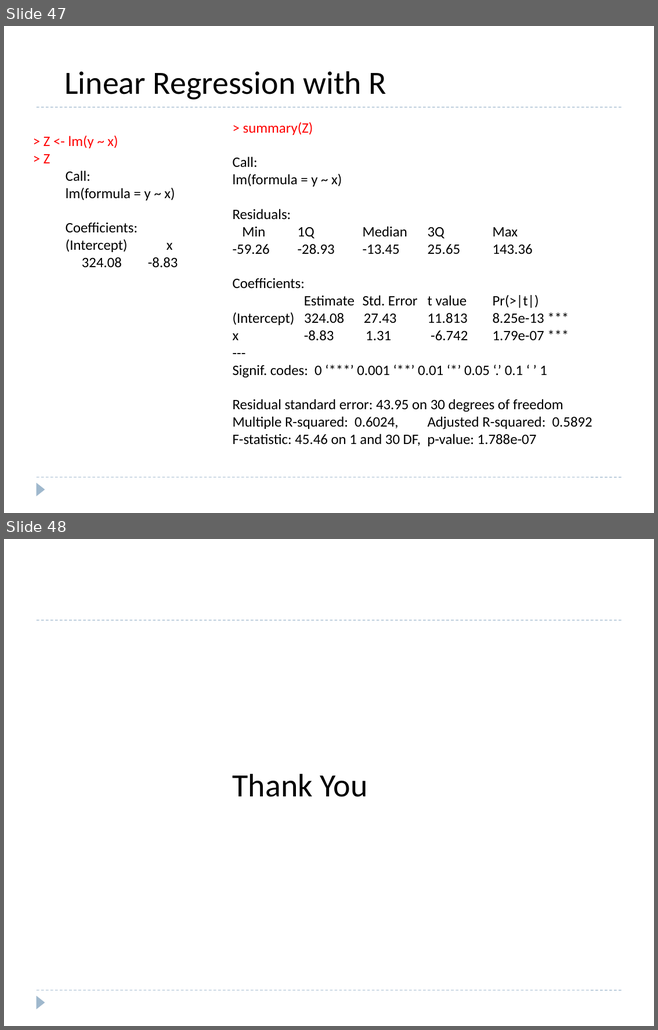
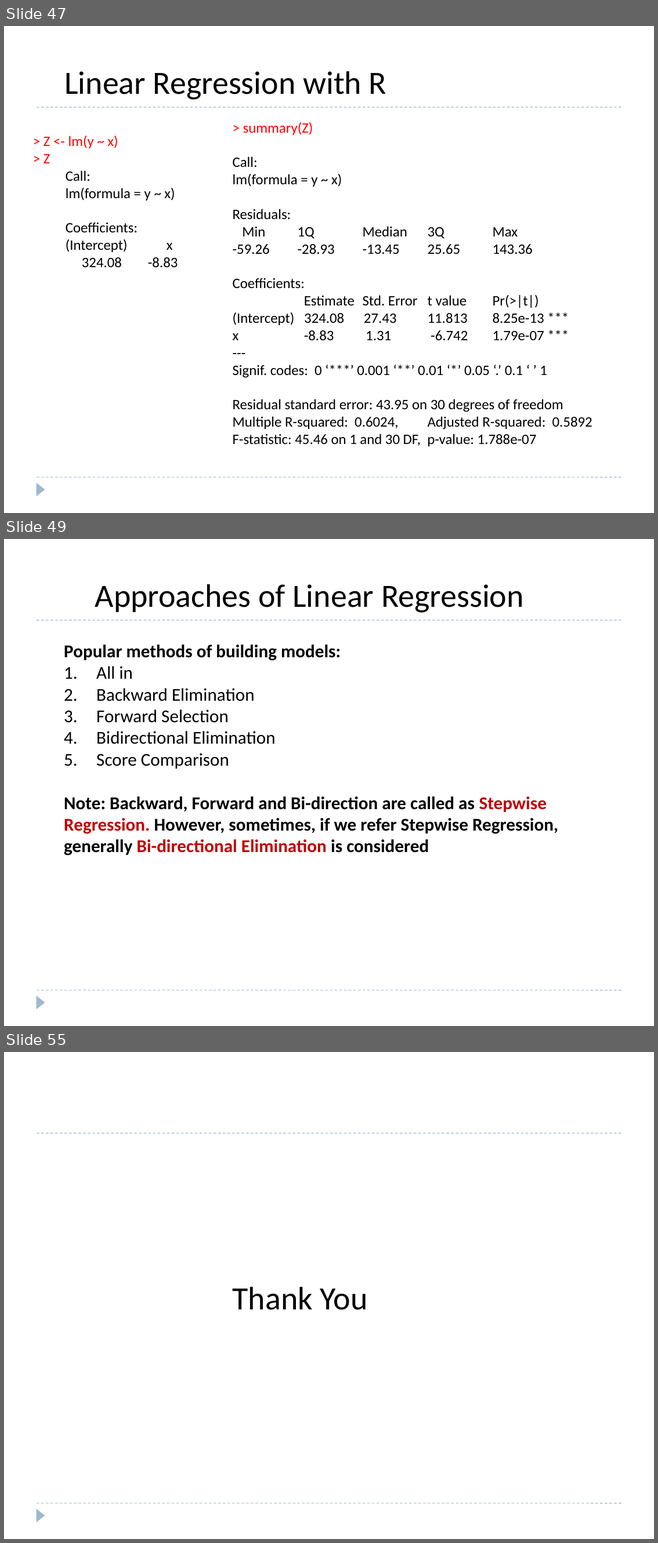
Before and after one commit to roushanprasad/DataScience_ML, a slide deck: Machine-Learning/4.2 Linear-Regression/4.2.1-Linear-Regression.pptx. Shown one above the other, each under a label of ours: slides 47 and 48 before the commit, slides 47, 49 and 55 after it; the slides between them are not shown. The pictures are 658x1030 and 658x1543 pixels, drawn with LibreOffice and Linux fonts; fonts in the diff are those of the drawing. Boxes give left, top, right and bottom in pixels: in the first picture for what was removed or moved away, otherwise in the second. Text is boxed around its words. In the diff, an @@ line names an element or a change of style, - is before the commit and + after.

```diff
--- a/Machine-Learning/4.2 Linear-Regression/4.2.1-Linear-Regression.pptx
+++ b/Machine-Learning/4.2 Linear-Regression/4.2.1-Linear-Regression.pptx
@@ slide 49 added at [4,539,654,1026], background #FFFFFF; not listed: 3 template elements that a slide beside it also shows @@
@@ text added at [95,584,524,613], 36 pt, text #000000 @@
+Approaches of Linear Regression
@@ text added at [64,645,558,856], 20 pt, text #000000, bold @@
+Popular methods of building models:
+1. All in
+2. Backward Elimination
+3. Forward Selection
+4. Bidirectional Elimination
+5. Score Comparison
+Note: Backward, Forward and Bi-direction are called as Stepwise Regression. However, sometimes, if we refer Stepwise Regression, generally Bi-directional Elimination is considered
@@ what was slide 48 is now slide 55 @@
```
Also in this commit, not shown: 6 other slides added, 1 other file.
